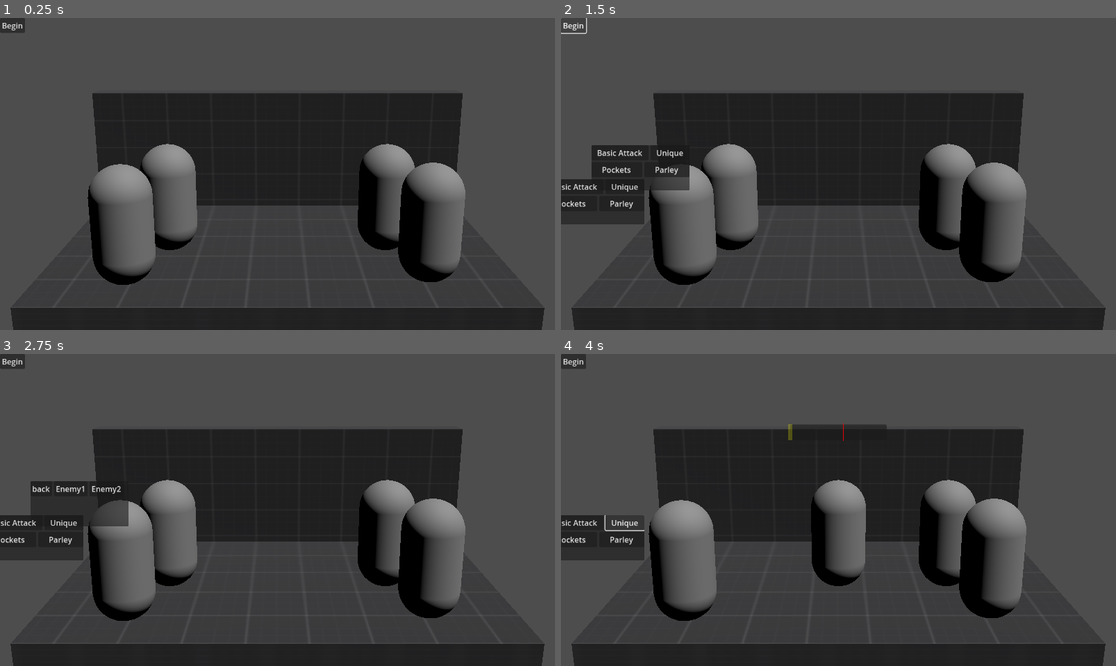
Above: before the commit, frames 1-4 (two rows, left to right).
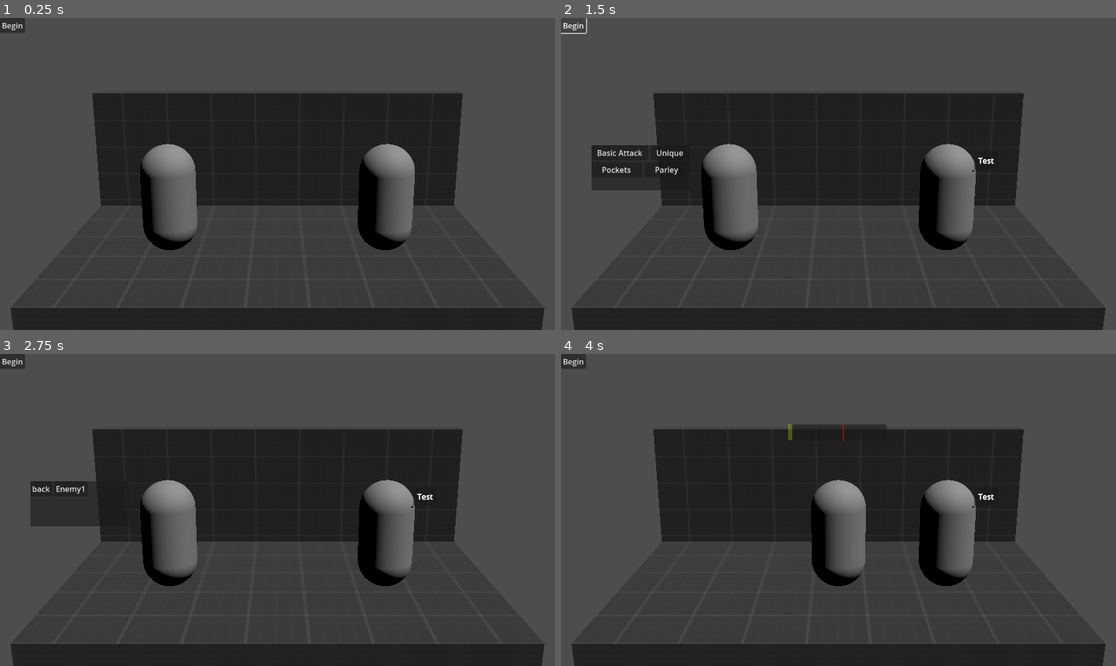
Above: after the commit, the same moments.

Repository: hwcgames/legume-mirror
Game: Godot game, scene res://battle/stage/debug_battle.tscn
Same seed, same stepped clock (60 frames per second), same inputs: the game is played once before the commit and once after it. Before the commit the project has no main scene; this scene is started directly in both runs. The engine's default icon, where the game draws it, is replaced by a stand-in: a white triangle on a blue panel in a dark square.
Inputs (mouse positions are in pixels of both pictures, inside the frame that each line leads up to):
- Up to frame 1 (0.25 s): no input
- Up to frame 2 (1.5 s): click "Begin" at 0.5 s; click "Begin" at 1.25 s
- Up to frame 3 (2.75 s): click "Basic Attack" at 2 s
- Up to frame 4 (4 s): click "Enemy1" at 2.75 s; click (627, 522) at 3.5 s, where only the run before the commit has a clickable "Unique"

The runs differ from the first frame. In frame 1, 6.2% of the frame differs, in the area x 15-84%, y 46-86%; in frame 2, 7.9%; in frame 3, 8.1%, in the area x 0-84%, y 42-86%; in frame 4, 8.1%.

Commit message:
bullet board prototype

Diff:
--- a/actor/enemy.gd
+++ b/actor/enemy.gd
@@ -1,2 +1,67 @@
 extends Fighter
 class_name Enemy
+
+@export var template: Resource
+
+@export var patterns: Array[BulletPattern] = []
+@export var planning_priority: int
+var has_planned: bool = false
+var planned_pattern: BulletPattern
+@export var state: int = 0
+@export var null_telegraph: PackedScene
+
+func _ready():
+	%Telegraph.hide()
+
+func _telegraph():
+	var lock = await battlefield.shared_lock()
+	await pick_pattern()
+	await show_telegraph()
+	lock.call()
+
+func _enemy_action():
+	%Telegraph.hide()
+	for child in %TelegraphParent.get_children():
+		child.queue_free()
+	var lock = await battlefield.shared_lock()
+	if planned_pattern != null:
+		var board = planned_pattern.create(battlefield)
+		battlefield.battle_board.add_pattern(board)
+		await board.done
+	lock.call()
+
+func pick_pattern():
+	planned_pattern = null
+	has_planned = false
+	await get_tree().process_frame
+	while battlefield.enemies.any(func(e: Enemy): return e.planning_priority > planning_priority and not e.has_planned):
+		await get_tree().process_frame
+	has_planned = true
+	var enemies = battlefield.enemies.map(func(e): return ResourceUID.path_to_uid(e.template.resource_path)) as Array[String]
+	var already_planned = battlefield.enemies \
+		.map(func(e): return e.planned_pattern) \
+		.filter(func(p): return p != null) as Array[BulletPattern]
+	var must_be_friends = already_planned.filter(func(p): return p.exclusive).map(func(p): return ResourceUID.path_to_uid(p.resource_path)) as Array[String]
+	var candidates = patterns.filter( \
+		func(p: BulletPattern):
+			return \
+				(p.enemies.all(func(r): return r in enemies)) and \
+				(must_be_friends.all(func(f): return f == ResourceUID.path_to_uid(p.resource_path) or f in p.friends)) and \
+				(state in p.states)) as Array[BulletPattern]
+	if candidates.is_empty():
+		print("No moves!")
+		return
+	for pattern in already_planned:
+		if not pattern.shared:
+			continue
+		if battlefield.enemies.any(func(e: Enemy): return e.has_planned and pattern in e.patterns and e.planned_pattern != pattern):
+			continue
+		if candidates.any(func(c): return c.path == pattern.path):
+			planned_pattern = pattern
+			return
+	planned_pattern = candidates[randi_range(0, len(candidates)-1)]
+
+func show_telegraph():
+	var telegraph = planned_pattern.telegraph_scene.instantiate() if planned_pattern != null else null_telegraph.instantiate()
+	%TelegraphParent.add_child(telegraph)
+	%Telegraph.show()
--- /dev/null
+++ b/actor/enemy/test_enemy.tscn
@@ -0,0 +1,65 @@
+[gd_scene load_steps=7 format=3 uid="uid://745auqrpfcb5"]
+
+[ext_resource type="Script" uid="uid://cyi4lpgs7fjdp" path="res://actor/enemy.gd" id="1_o46jl"]
+[ext_resource type="Script" uid="uid://lcn3o02vtkmm" path="res://canvas_layer_follows_parent.gd" id="2_h6b84"]
+[ext_resource type="Resource" uid="uid://b032nobxlc7u0" path="res://null.tres" id="2_jb5as"]
+[ext_resource type="PackedScene" uid="uid://cdltsqr44pytk" path="res://battle/telegraph/null_telegraph.tscn" id="2_uamkb"]
+
+[sub_resource type="CapsuleMesh" id="CapsuleMesh_5jau5"]
+
+[sub_resource type="BoxShape3D" id="BoxShape3D_8y2gj"]
+size = Vector3(1, 2, 1)
+
+[node name="Enemy1" type="CharacterBody3D"]
+script = ExtResource("1_o46jl")
+template = ExtResource("2_jb5as")
+null_telegraph = ExtResource("2_uamkb")
+max_hp = 1
+hp = 1
+strength = 5
+defense = 5
+metadata/_custom_type_script = "uid://rl05e0067ud"
+
+[node name="MeshInstance3D" type="MeshInstance3D" parent="."]
+transform = Transform3D(1, 0, 0, 0, 1, 0, 0, 0, 1, 0, 1, 0)
+mesh = SubResource("CapsuleMesh_5jau5")
+
+[node name="CollisionShape3D" type="CollisionShape3D" parent="."]
+transform = Transform3D(1, 0, 0, 0, 1, 0, 0, 0, 1, 0, 1, 0)
+shape = SubResource("BoxShape3D_8y2gj")
+
+[node name="Telegraph" type="CanvasLayer" parent="."]
+unique_name_in_owner = true
+
+[node name="CanvasLayerFollowsParent" type="Node" parent="Telegraph"]
+script = ExtResource("2_h6b84")
+metadata/_custom_type_script = "uid://lcn3o02vtkmm"
+
+[node name="PanelContainer" type="PanelContainer" parent="Telegraph"]
+anchors_preset = -1
+offset_left = 62.0
+offset_top = -179.0
+offset_right = 78.0
+offset_bottom = -163.0
+grow_vertical = 0
+
+[node name="Control" type="Control" parent="Telegraph/PanelContainer"]
+layout_mode = 2
+
+[node name="ColorRect" type="ColorRect" parent="Telegraph/PanelContainer/Control"]
+layout_mode = 1
+anchors_preset = -1
+anchor_top = 1.0
+anchor_bottom = 1.0
+offset_left = -4.0
+offset_bottom = 4.0
+grow_vertical = 0
+color = Color(0, 0, 0, 1)
+
+[node name="TelegraphParent" type="MarginContainer" parent="Telegraph/PanelContainer"]
+unique_name_in_owner = true
+layout_mode = 2
+theme_override_constants/margin_left = 8
+theme_override_constants/margin_top = 8
+theme_override_constants/margin_right = 8
+theme_override_constants/margin_bottom = 8
--- a/actor/fighter.gd
+++ b/actor/fighter.gd
@@ -21,6 +21,8 @@
 
 var battlefield: Battlefield
 
+signal joined_battle(Battlefield)
+
 func join_battle(battle: Battlefield):
 	battlefield = battle
 	battle.begin.connect(begin)
@@ -29,6 +31,7 @@
 	battle.player_action.connect(player_action)
 	battle.enemy_action.connect(enemy_action)
 	_join_battle(battle)
+	joined_battle.emit(battlefield)
 
 func _join_battle(_battle: Battlefield):
 	pass
--- /dev/null
+++ b/actor/party_member/test_party_member.tscn
@@ -0,0 +1,30 @@
+[gd_scene load_steps=6 format=3 uid="uid://b0hnypxq8ieth"]
+
+[ext_resource type="Script" uid="uid://rl05e0067ud" path="res://actor/party_member.gd" id="1_ms64d"]
+[ext_resource type="PackedScene" uid="uid://d21yudvneounm" path="res://battle/planner/test_planner.tscn" id="2_fr0bt"]
+[ext_resource type="PackedScene" uid="uid://bbpp48kcropih" path="res://battle/planner/skill_challenge.tscn" id="3_mxk3q"]
+
+[sub_resource type="CapsuleMesh" id="CapsuleMesh_5jau5"]
+
+[sub_resource type="BoxShape3D" id="BoxShape3D_8y2gj"]
+size = Vector3(1, 2, 1)
+
+[node name="PartyMember1" type="CharacterBody3D"]
+script = ExtResource("1_ms64d")
+max_hp = 50
+hp = 50
+strength = 5
+defense = 5
+metadata/_custom_type_script = "uid://rl05e0067ud"
+
+[node name="MeshInstance3D" type="MeshInstance3D" parent="."]
+transform = Transform3D(1, 0, 0, 0, 1, 0, 0, 0, 1, 0, 1, 0)
+mesh = SubResource("CapsuleMesh_5jau5")
+
+[node name="CollisionShape3D" type="CollisionShape3D" parent="."]
+transform = Transform3D(1, 0, 0, 0, 1, 0, 0, 0, 1, 0, 1, 0)
+shape = SubResource("BoxShape3D_8y2gj")
+
+[node name="BattlePlanner" parent="." instance=ExtResource("2_fr0bt")]
+
+[node name="SkillChallenge" parent="." instance=ExtResource("3_mxk3q")]
--- /dev/null
+++ b/battle/battle_board.gd
@@ -0,0 +1,16 @@
+extends CanvasLayer
+class_name BattleBoard
+
+@onready var bg := %BattleBackground
+@onready var world := %BattleWorld
+@onready var field: Battlefield = get_parent()
+
+func appear():
+	show()
+
+func done():
+	hide()
+
+func add_pattern(pattern: Control):
+	world.add_child(pattern)
+	pass
--- /dev/null
+++ b/battle/battle_board.tscn
@@ -0,0 +1,57 @@
+[gd_scene load_steps=4 format=3 uid="uid://cmeywylnup3e1"]
+
+[ext_resource type="Script" uid="uid://dpyani5pkkjc" path="res://battle/battle_board.gd" id="1_yemxs"]
+
+[sub_resource type="StyleBoxFlat" id="StyleBoxFlat_lbtbq"]
+bg_color = Color(0, 0, 0, 0.6431373)
+border_width_left = 4
+border_width_top = 4
+border_width_right = 4
+border_width_bottom = 4
+border_color = Color(1, 1, 0, 1)
+corner_radius_top_left = 32
+corner_radius_top_right = 32
+corner_radius_bottom_right = 32
+corner_radius_bottom_left = 32
+
+[sub_resource type="StyleBoxFlat" id="StyleBoxFlat_5jau5"]
+bg_color = Color(1, 1, 1, 1)
+corner_radius_top_left = 32
+corner_radius_top_right = 32
+corner_radius_bottom_right = 32
+corner_radius_bottom_left = 32
+
+[node name="BattleBoard" type="CanvasLayer"]
+script = ExtResource("1_yemxs")
+
+[node name="BattleParent" type="MarginContainer" parent="."]
+custom_minimum_size = Vector2(512, 512)
+anchors_preset = 8
+anchor_left = 0.5
+anchor_top = 0.5
+anchor_right = 0.5
+anchor_bottom = 0.5
+offset_left = -256.0
+offset_top = -256.0
+offset_right = 256.0
+offset_bottom = 256.0
+grow_horizontal = 2
+grow_vertical = 2
+
+[node name="BattleBackground" type="Panel" parent="BattleParent"]
+unique_name_in_owner = true
+layout_mode = 2
+theme_override_styles/panel = SubResource("StyleBoxFlat_lbtbq")
+
+[node name="MarginContainer" type="MarginContainer" parent="BattleParent"]
+layout_mode = 2
+theme_override_constants/margin_left = 4
+theme_override_constants/margin_top = 4
+theme_override_constants/margin_right = 4
+theme_override_constants/margin_bottom = 4
+
+[node name="BattleWorld" type="PanelContainer" parent="BattleParent/MarginContainer"]
+unique_name_in_owner = true
+clip_children = 1
+layout_mode = 2
+theme_override_styles/panel = SubResource("StyleBoxFlat_5jau5")
--- a/battle/battlefield.gd
+++ b/battle/battlefield.gd
@@ -2,6 +2,8 @@
 class_name Battlefield
 
 @export var stage: Node3D
+@export var battle_board_scene: PackedScene = preload("uid://cmeywylnup3e1")
+var battle_board: BattleBoard
 @export var landmarks: Array[Marker3D]
 @export var players: Array[PartyMember]
 @export var enemies: Array[Enemy]
@@ -87,10 +89,16 @@
 		player_action.emit()
 		while players.any(func(p: PartyMember): return p.turns > 0):
 			await wait_for_clear()
+		print("Enemy action!")
+		battle_board = battle_board_scene.instantiate()
+		add_child(battle_board)
+		await battle_board.appear()
 		phase = PHASE.ENEMY_ACTION
-		print("Enemy action!")
 		enemy_action.emit()
 		await get_tree().process_frame
 		await wait_for_clear()
+		await battle_board.done()
+		battle_board.queue_free()
+		battle_board = null
 	phase = PHASE.DONE
 	done.emit(enemies.all(func(e): return !e.alive))
--- /dev/null
+++ b/battle/bullet/test.tscn
@@ -0,0 +1,27 @@
+[gd_scene load_steps=4 format=3 uid="uid://dckugn0cn3s7p"]
+
+[ext_resource type="Texture2D" uid="uid://bky25goc74wma" path="res://icon.svg" id="1_qds61"]
+
+[sub_resource type="GDScript" id="GDScript_qds61"]
+script/source = "extends AnimatableBody2D
+
+func _ready():
+	await get_tree().create_timer(5).timeout
+	queue_free()
+
+func _physics_process(delta: float) -> void:
+	global_position += constant_linear_velocity * delta
+"
+
+[sub_resource type="CircleShape2D" id="CircleShape2D_6xoxa"]
+radius = 16.0
+
+[node name="Test" type="AnimatableBody2D"]
+script = SubResource("GDScript_qds61")
+
+[node name="Sprite2D" type="Sprite2D" parent="."]
+scale = Vector2(0.25, 0.25)
+texture = ExtResource("1_qds61")
+
+[node name="CollisionShape2D" type="CollisionShape2D" parent="."]
+shape = SubResource("CircleShape2D_6xoxa")
--- /dev/null
+++ b/battle/pattern.gd
@@ -0,0 +1,26 @@
+extends Resource
+class_name BulletPattern
+
+## Enemies that must be present for this bullet pattern to be a candidate
+@export_file("enemies/*.tres") var enemies: Array[String] = []
+
+## If a pattern is shared, all enemies carrying the pattern will choose it when it appears.
+@export var shared: bool = false
+
+## The enemy must be in one of these states to pick this pattern
+@export var states: Array[int] = [0]
+
+## An exclusive pattern can only coexist with patterns that explicitly list it as a friend.
+@export var exclusive: bool = false
+@export_file("battle/pattern/*.tres") var friends: Array[String] = []
+
+## Bullet pattern scene that should appear
+@export var pattern_scene: PackedScene
+
+## Telegraph scene that should appear
+@export var telegraph_scene: PackedScene = preload("res://battle/telegraph/null_telegraph.tscn")
+
+func create(battlefield: Battlefield) -> Control:
+	var pattern = pattern_scene.instantiate()
+	pattern.battlefield = battlefield
+	return pattern
--- /dev/null
+++ b/battle/pattern/test.tres
@@ -0,0 +1,11 @@
+[gd_resource type="Resource" script_class="BulletPattern" load_steps=4 format=3 uid="uid://eit3j1cwloa5"]
+
+[ext_resource type="PackedScene" uid="uid://cfxpseb52qeut" path="res://battle/pattern/test.tscn" id="1_8mlt6"]
+[ext_resource type="Script" uid="uid://bpbc3263647q8" path="res://battle/pattern.gd" id="1_rnk32"]
+[ext_resource type="PackedScene" uid="uid://bov6fxqt5dki6" path="res://battle/telegraph/test.tscn" id="3_8mlt6"]
+
+[resource]
+script = ExtResource("1_rnk32")
+pattern_scene = ExtResource("1_8mlt6")
+telegraph_scene = ExtResource("3_8mlt6")
+metadata/_custom_type_script = "uid://bpbc3263647q8"
--- /dev/null
+++ b/battle/pattern/test.tscn
@@ -0,0 +1,42 @@
+[gd_scene load_steps=3 format=3 uid="uid://cfxpseb52qeut"]
+
+[sub_resource type="GDScript" id="GDScript_n4ect"]
+script/source = "extends Control
+
+signal done
+
+var battlefield: Battlefield
+"
+
+[sub_resource type="GDScript" id="GDScript_7s1as"]
+script/source = "extends Control
+
+func _ready():
+	get_tree().create_timer(30.).timeout.connect(get_parent().done.emit)
+	while true:
+		var bullet: AnimatableBody2D = preload(\"res://battle/bullet/test.tscn\").instantiate()
+		bullet.constant_linear_velocity = (Vector2.LEFT * 100).rotated(deg_to_rad(randf_range(-60, 60)))
+		bullet.position = position
+		get_parent().add_child(bullet)
+		await get_tree().create_timer(0.25).timeout
+"
+
+[node name="Test" type="Control"]
+layout_mode = 3
+anchor_right = 1.0
+anchor_bottom = 1.0
+grow_horizontal = 2
+grow_vertical = 2
+script = SubResource("GDScript_n4ect")
+
+[node name="Emitter" type="Control" parent="."]
+layout_mode = 1
+anchor_left = 1.0
+anchor_top = 0.5
+anchor_right = 1.0
+anchor_bottom = 0.5
+offset_left = -24.0
+offset_right = -24.0
+grow_horizontal = 0
+grow_vertical = 2
+script = SubResource("GDScript_7s1as")
--- a/battle/planner/skill_challenge.tscn
+++ b/battle/planner/skill_challenge.tscn
@@ -1,6 +1,7 @@
-[gd_scene load_steps=2 format=3 uid="uid://bbpp48kcropih"]
+[gd_scene load_steps=3 format=3 uid="uid://bbpp48kcropih"]
 
 [ext_resource type="Script" uid="uid://dw7xdb8htvkix" path="res://battle/skill_challenge.gd" id="1_vhqj4"]
+[ext_resource type="Script" uid="uid://lcn3o02vtkmm" path="res://canvas_layer_follows_parent.gd" id="2_6lr5k"]
 
 [node name="SkillChallenge" type="CanvasLayer"]
 script = ExtResource("1_vhqj4")
@@ -33,3 +34,6 @@
 offset_right = 1.0
 offset_bottom = 2.0
 color = Color(1, 0, 0, 1)
+
+[node name="CanvasLayerFollowsParent" type="Node" parent="."]
+script = ExtResource("2_6lr5k")
--- a/battle/planner/test_planner.tscn
+++ b/battle/planner/test_planner.tscn
@@ -1,6 +1,7 @@
-[gd_scene load_steps=3 format=3 uid="uid://d21yudvneounm"]
+[gd_scene load_steps=4 format=3 uid="uid://d21yudvneounm"]
 
 [ext_resource type="Script" uid="uid://b6o3m7mqqpiyn" path="res://battle/stage/BattlePlanner.gd" id="1_ssjqy"]
+[ext_resource type="Script" uid="uid://lcn3o02vtkmm" path="res://canvas_layer_follows_parent.gd" id="2_ssjqy"]
 
 [sub_resource type="GDScript" id="GDScript_ssjqy"]
 script/source = "extends Button
@@ -75,3 +76,7 @@
 [node name="EnemyMenuParent" type="HFlowContainer" parent="Display/TabContainer/TargetSelectTab"]
 unique_name_in_owner = true
 layout_mode = 2
+
+[node name="CanvasLayerFollowsParent" type="Node" parent="."]
+script = ExtResource("2_ssjqy")
+metadata/_custom_type_script = "uid://lcn3o02vtkmm"
--- a/battle/skill_challenge.gd
+++ b/battle/skill_challenge.gd
@@ -40,11 +40,3 @@
 
 func _ready():
 	hide()
-
-func _process(_d):
-	var camera = party_member.get_viewport().get_camera_3d()
-	if camera.is_position_behind(party_member.global_position):
-		self.offset = Vector2(1000000, 0)
-		return
-	var position = camera.unproject_position(party_member.global_position)
-	self.offset = position
--- a/battle/stage/BattlePlanner.gd
+++ b/battle/stage/BattlePlanner.gd
@@ -40,11 +40,3 @@
 
 func _ready():
 	hide()
-
-func _process(_d):
-	var camera = party_member.get_viewport().get_camera_3d()
-	if camera.is_position_behind(party_member.global_position):
-		self.offset = Vector2(1000000, 0)
-		return
-	var position = camera.unproject_position(party_member.global_position)
-	self.offset = position
--- a/battle/stage/debug_battle.tscn
+++ b/battle/stage/debug_battle.tscn
@@ -1,11 +1,11 @@
-[gd_scene load_steps=12 format=3 uid="uid://dvtbjdytsu2ft"]
+[gd_scene load_steps=10 format=3 uid="uid://dvtbjdytsu2ft"]
 
 [ext_resource type="Texture2D" uid="uid://dqkle3vkyd1u0" path="res://assets/kenney_prototype-textures/Vector/texture_02.svg" id="1_3ix4j"]
 [ext_resource type="Script" uid="uid://bpjl8ipys5vef" path="res://battle/battlefield.gd" id="1_o4ule"]
-[ext_resource type="Script" uid="uid://rl05e0067ud" path="res://actor/party_member.gd" id="3_ndkpn"]
-[ext_resource type="Script" uid="uid://cyi4lpgs7fjdp" path="res://actor/enemy.gd" id="4_lbtbq"]
-[ext_resource type="PackedScene" uid="uid://d21yudvneounm" path="res://battle/planner/test_planner.tscn" id="4_ndkpn"]
-[ext_resource type="PackedScene" uid="uid://bbpp48kcropih" path="res://battle/planner/skill_challenge.tscn" id="5_lbtbq"]
+[ext_resource type="PackedScene" uid="uid://b0hnypxq8ieth" path="res://actor/party_member/test_party_member.tscn" id="4_ndkpn"]
+[ext_resource type="Script" uid="uid://bpbc3263647q8" path="res://battle/pattern.gd" id="5_5jau5"]
+[ext_resource type="PackedScene" uid="uid://745auqrpfcb5" path="res://actor/enemy/test_enemy.tscn" id="5_lbtbq"]
+[ext_resource type="Resource" uid="uid://eit3j1cwloa5" path="res://battle/pattern/test.tres" id="6_8y2gj"]
 
 [sub_resource type="StandardMaterial3D" id="StandardMaterial3D_f0yqv"]
 albedo_texture = ExtResource("1_3ix4j")
@@ -17,19 +17,14 @@
 [sub_resource type="BoxMesh" id="BoxMesh_o4ule"]
 size = Vector3(8, 0.5, 3)
 
-[sub_resource type="CapsuleMesh" id="CapsuleMesh_5jau5"]
-
-[sub_resource type="BoxShape3D" id="BoxShape3D_8y2gj"]
-size = Vector3(1, 2, 1)
-
 [node name="DebugBattle" type="Node3D"]
 
 [node name="Battlefield" type="Node" parent="." node_paths=PackedStringArray("stage", "landmarks", "players", "enemies")]
 script = ExtResource("1_o4ule")
 stage = NodePath("..")
 landmarks = [NodePath("../Stage/Left1"), NodePath("../Stage/Right1"), NodePath("../Stage/Left2"), NodePath("../Stage/Right2"), NodePath("../Stage/Left3"), NodePath("../Stage/Right3")]
-players = [NodePath("../PartyMember1"), NodePath("../PartyMember2")]
-enemies = [NodePath("../Enemy1"), NodePath("../Enemy2")]
+players = [NodePath("../PartyMember1")]
+enemies = [NodePath("../Enemy1")]
 metadata/_custom_type_script = "uid://bpjl8ipys5vef"
 
 [node name="Camera3D" type="Camera3D" parent="."]
@@ -70,81 +65,12 @@
 [node name="Right3" type="Marker3D" parent="Stage" groups=["landmark"]]
 transform = Transform3D(1, 0, 0, 0, 1, 0, 0, 0, 1, 2.4, 0.3, 1.6)
 
-[node name="PartyMember1" type="CharacterBody3D" parent="."]
+[node name="PartyMember1" parent="." instance=ExtResource("4_ndkpn")]
 transform = Transform3D(1, 0, 0, 0, 1, 0, 0, 0, 1, -2, 0.2, 0)
-script = ExtResource("3_ndkpn")
-max_hp = 50
-hp = 50
-strength = 5
-defense = 5
-metadata/_custom_type_script = "uid://rl05e0067ud"
 
-[node name="MeshInstance3D" type="MeshInstance3D" parent="PartyMember1"]
-transform = Transform3D(1, 0, 0, 0, 1, 0, 0, 0, 1, 0, 1, 0)
-mesh = SubResource("CapsuleMesh_5jau5")
-
-[node name="CollisionShape3D" type="CollisionShape3D" parent="PartyMember1"]
-transform = Transform3D(1, 0, 0, 0, 1, 0, 0, 0, 1, 0, 1, 0)
-shape = SubResource("BoxShape3D_8y2gj")
-
-[node name="BattlePlanner" parent="PartyMember1" instance=ExtResource("4_ndkpn")]
-
-[node name="SkillChallenge" parent="PartyMember1" instance=ExtResource("5_lbtbq")]
-
-[node name="PartyMember2" type="CharacterBody3D" parent="."]
-transform = Transform3D(1, 0, 0, 0, 1, 0, 0, 0, 1, -2.5, 0.2, 1.5)
-script = ExtResource("3_ndkpn")
-max_hp = 50
-hp = 50
-strength = 5
-defense = 5
-metadata/_custom_type_script = "uid://rl05e0067ud"
-
-[node name="MeshInstance3D" type="MeshInstance3D" parent="PartyMember2"]
-transform = Transform3D(1, 0, 0, 0, 1, 0, 0, 0, 1, 0, 1, 0)
-mesh = SubResource("CapsuleMesh_5jau5")
-
-[node name="CollisionShape3D" type="CollisionShape3D" parent="PartyMember2"]
-transform = Transform3D(1, 0, 0, 0, 1, 0, 0, 0, 1, 0, 1, 0)
-shape = SubResource("BoxShape3D_8y2gj")
-
-[node name="BattlePlanner" parent="PartyMember2" instance=ExtResource("4_ndkpn")]
-
-[node name="SkillChallenge" parent="PartyMember2" instance=ExtResource("5_lbtbq")]
-
-[node name="Enemy1" type="CharacterBody3D" parent="."]
+[node name="Enemy1" parent="." instance=ExtResource("5_lbtbq")]
 transform = Transform3D(1, 0, 0, 0, 1, 0, 0, 0, 1, 2, 0.2, 0)
-script = ExtResource("4_lbtbq")
-max_hp = 1
-hp = 1
-strength = 5
-defense = 5
-metadata/_custom_type_script = "uid://rl05e0067ud"
-
-[node name="MeshInstance3D" type="MeshInstance3D" parent="Enemy1"]
-transform = Transform3D(1, 0, 0, 0, 1, 0, 0, 0, 1, 0, 1, 0)
-mesh = SubResource("CapsuleMesh_5jau5")
-
-[node name="CollisionShape3D" type="CollisionShape3D" parent="Enemy1"]
-transform = Transform3D(1, 0, 0, 0, 1, 0, 0, 0, 1, 0, 1, 0)
-shape = SubResource("BoxShape3D_8y2gj")
-
-[node name="Enemy2" type="CharacterBody3D" parent="."]
-transform = Transform3D(1, 0, 0, 0, 1, 0, 0, 0, 1, 2.5, 0.2, 1.4)
-script = ExtResource("4_lbtbq")
-max_hp = 1
-hp = 1
-strength = 5
-defense = 5
-metadata/_custom_type_script = "uid://rl05e0067ud"
-
-[node name="MeshInstance3D" type="MeshInstance3D" parent="Enemy2"]
-transform = Transform3D(1, 0, 0, 0, 1, 0, 0, 0, 1, 0, 1, 0)
-mesh = SubResource("CapsuleMesh_5jau5")
-
-[node name="CollisionShape3D" type="CollisionShape3D" parent="Enemy2"]
-transform = Transform3D(1, 0, 0, 0, 1, 0, 0, 0, 1, 0, 1, 0)
-shape = SubResource("BoxShape3D_8y2gj")
+patterns = Array[ExtResource("5_5jau5")]([ExtResource("6_8y2gj")])
 
 [node name="Button" type="Button" parent="."]
 offset_right = 8.0
--- /dev/null
+++ b/battle/telegraph/null_telegraph.tscn
@@ -0,0 +1,12 @@
+[gd_scene format=3 uid="uid://cdltsqr44pytk"]
+
+[node name="NullTelegraph" type="MarginContainer"]
+anchors_preset = 15
+anchor_right = 1.0
+anchor_bottom = 1.0
+grow_horizontal = 2
+grow_vertical = 2
+
+[node name="Label" type="Label" parent="."]
+layout_mode = 2
+text = "???"
--- /dev/null
+++ b/battle/telegraph/test.tscn
@@ -0,0 +1,12 @@
+[gd_scene format=3 uid="uid://bov6fxqt5dki6"]
+
+[node name="TestTelegraph" type="MarginContainer"]
+anchors_preset = 15
+anchor_right = 1.0
+anchor_bottom = 1.0
+grow_horizontal = 2
+grow_vertical = 2
+
+[node name="Label" type="Label" parent="."]
+layout_mode = 2
+text = "Test"
--- /dev/null
+++ b/canvas_layer_follows_parent.gd
@@ -0,0 +1,13 @@
+extends Node
+class_name CanvasLayerFollowsParent
+
+@onready var layer: CanvasLayer = get_parent()
+@onready var target: Node3D = get_parent().get_parent()
+
+func _process(_d):
+	var camera = target.get_viewport().get_camera_3d()
+	if camera.is_position_behind(target.global_position):
+		layer.offset = Vector2(1000000, 0)
+		return
+	var position = camera.unproject_position(target.global_position)
+	layer.offset = position
--- /dev/null
+++ b/null.tres
@@ -0,0 +1,3 @@
+[gd_resource type="Resource" format=3 uid="uid://b032nobxlc7u0"]
+
+[resource]
--- a/project.godot
+++ b/project.godot
@@ -11,6 +11,7 @@
 [application]
 
 config/name="Legume Traffick"
+run/main_scene="uid://dvtbjdytsu2ft"
 config/features=PackedStringArray("4.5")
 config/icon="res://icon.svg"
 
Not shown, added: battle/battle_board.gd.uid
Not shown, added: battle/pattern.gd.uid
Not shown, added: canvas_layer_follows_parent.gd.uid
